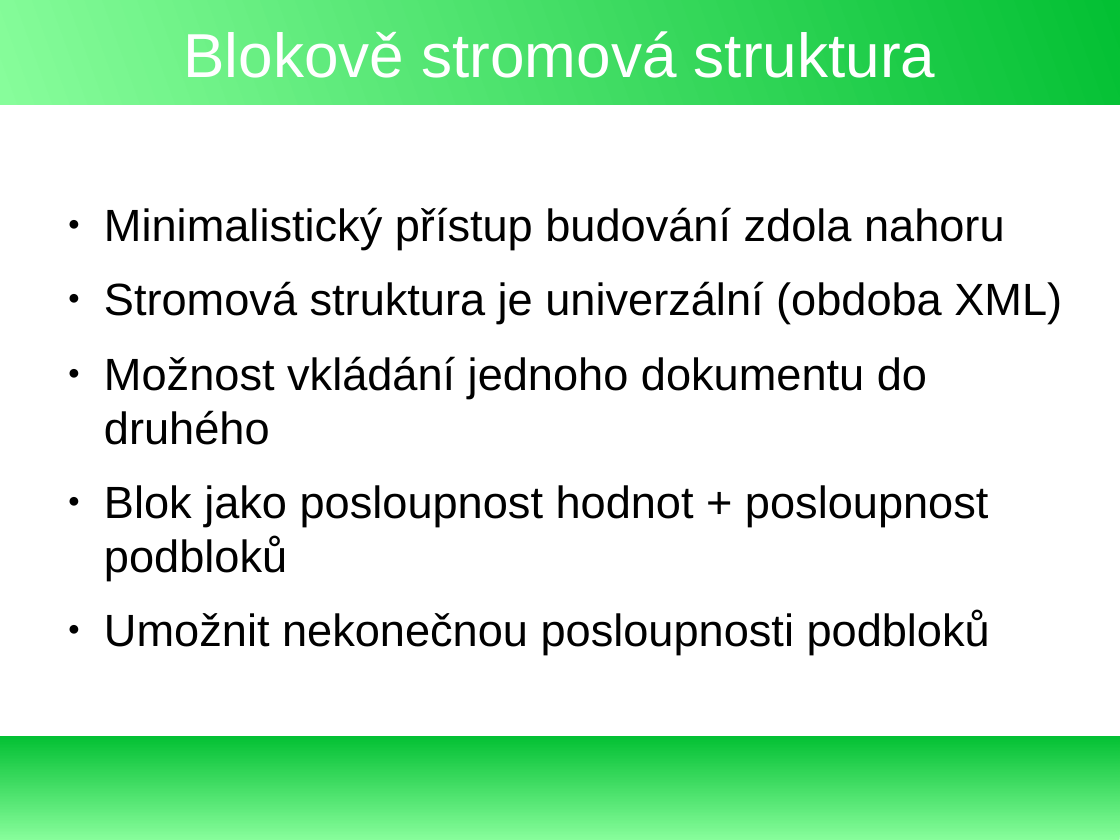
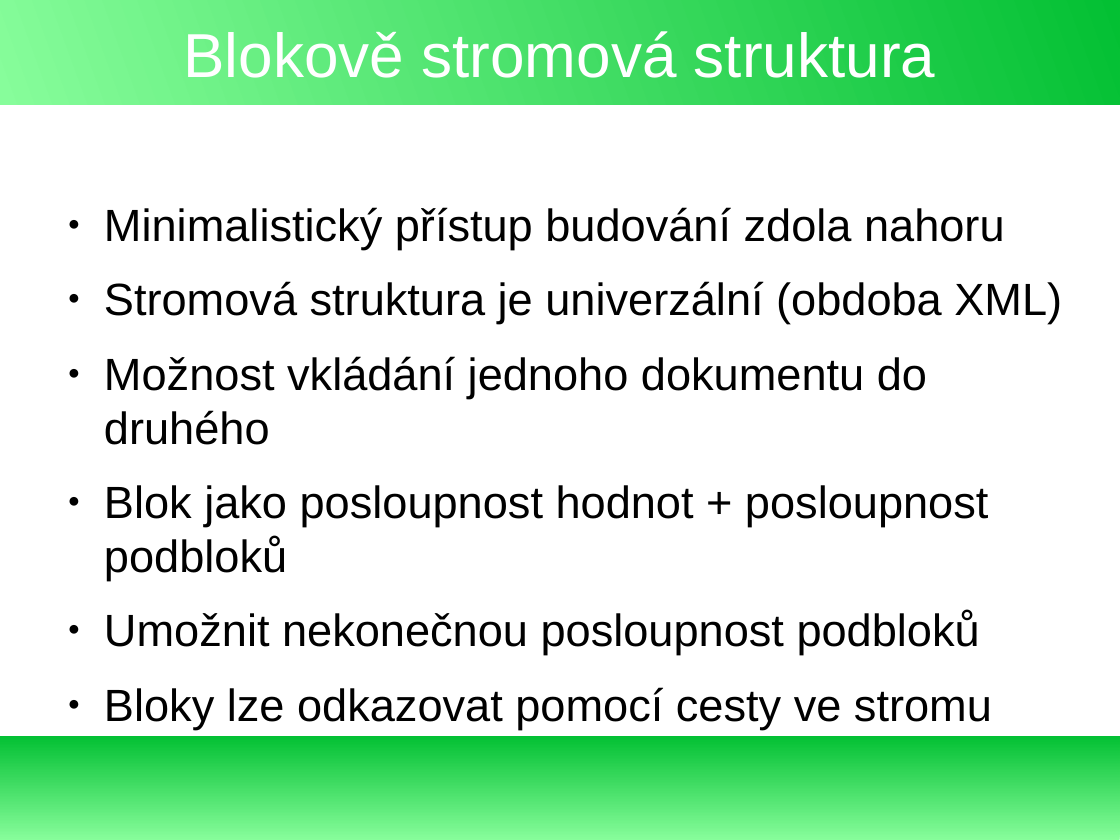
Before and after one commit to exbin/xbup-doc, a slide deck: slide 7 of presentation/binary_concept_cs_CZ.odp (slide 6 before the commit). Drawn at 1120x840 pixels with LibreOffice and Linux fonts; fonts in the diff are those of the drawing. Boxes give left, top, right and bottom in pixels: in the first picture for what was removed or moved away, otherwise in the second. Text is boxed around its words. In the diff, an @@ line names an element or a change of style, - is before the commit and + after.

```diff
--- a/presentation/binary_concept_cs_CZ.odp
+++ b/presentation/binary_concept_cs_CZ.odp
@@ text at box(104, 611, 992, 729): text changed @@
-● Umožnit nekonečnou posloupnosti podbloků
+● Umožnit nekonečnou posloupnost podbloků
+● Bloky lze odkazovat pomocí cesty ve stromu
```
Also in this commit, not shown: 1 slide added.
